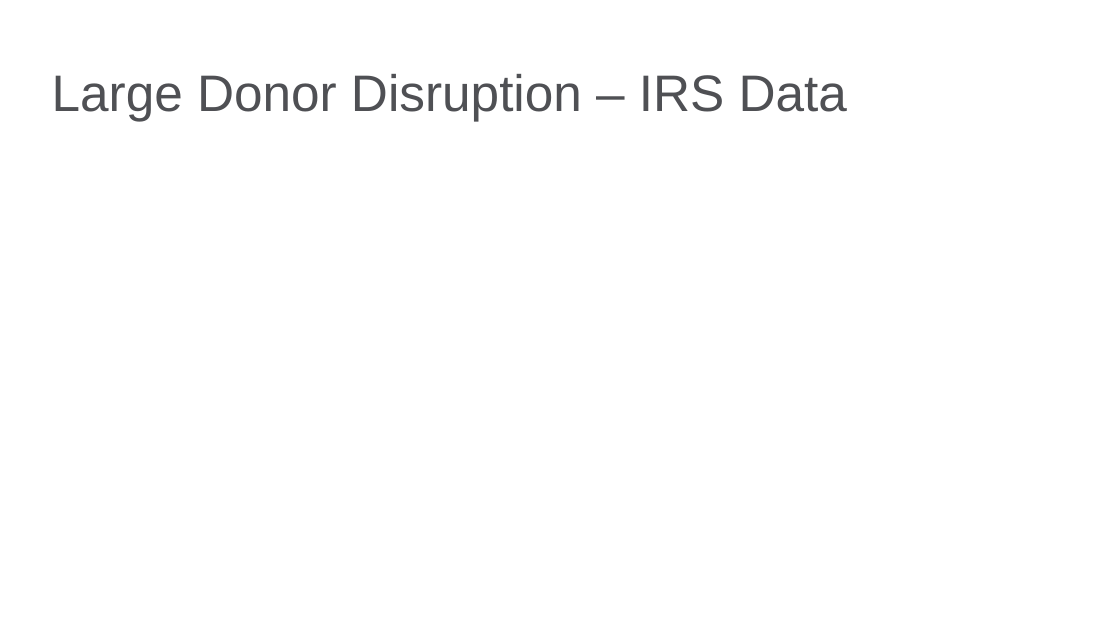
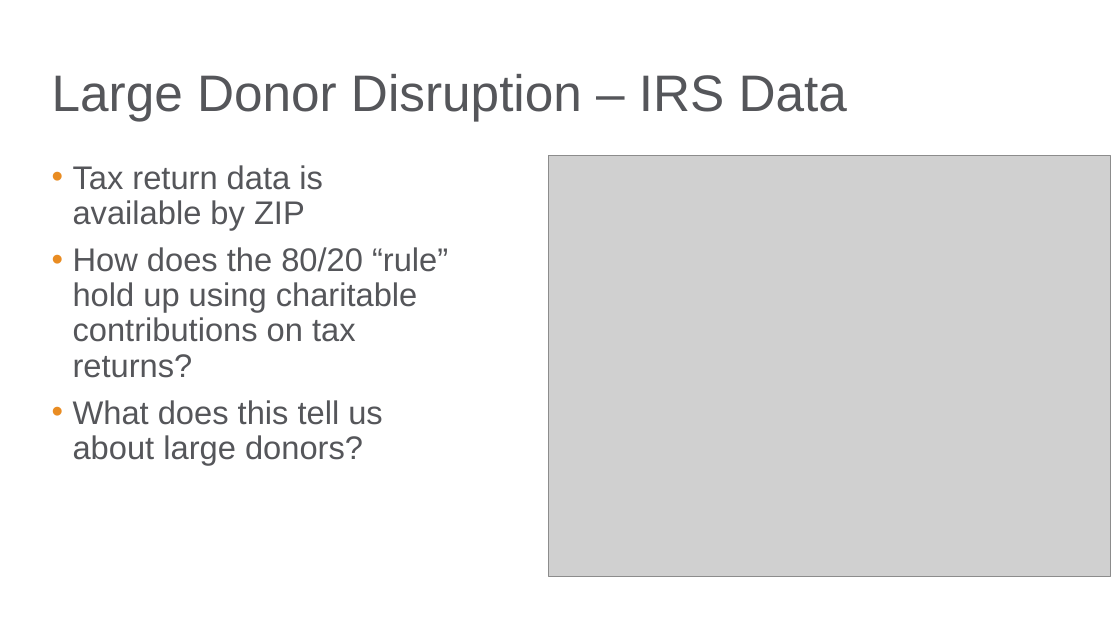
Before and after one commit to bgstieber/APRA-PD-DAS-2019, a slide deck: slide 6 of Generating Insights from Clustering Large Donors - BStieber APRA DAS19.pptx. Drawn at 1120x630 pixels with LibreOffice and Linux fonts; fonts in the diff are those of the drawing; grey boxes stand for pictures; background and template pictures are left out. Boxes give left, top, right and bottom in pixels: in the first picture for what was removed or moved away, otherwise in the second. Text is boxed around its words. In the diff, an @@ line names an element or a change of style, - is before the commit and + after.

```diff
--- a/Generating Insights from Clustering Large Donors - BStieber APRA DAS19.pptx
+++ b/Generating Insights from Clustering Large Donors - BStieber APRA DAS19.pptx
@@ title "Large Donor Disruption – IRS ..." at (52, 74, 847, 121): text colour #4F5054 to #55565A @@
@@ text added at (73, 165, 448, 465), 21 pt, text #55565A @@
+• Tax return data is available by ZIP
+• How does the 80/20 “rule” hold up using charitable contributions on tax returns?
+• What does this tell us about large donors?
@@ picture added at (549, 156, 1110, 577) @@
```
Also in this commit, not shown: 3 other slides changed, 3 other files.
